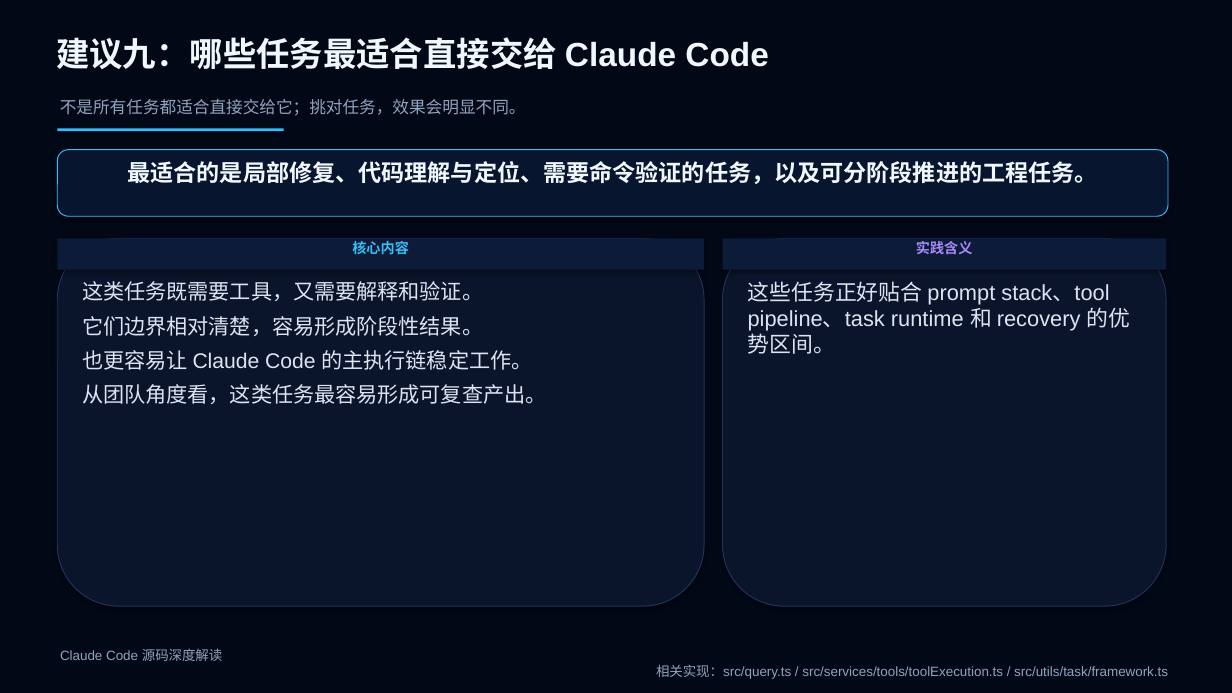
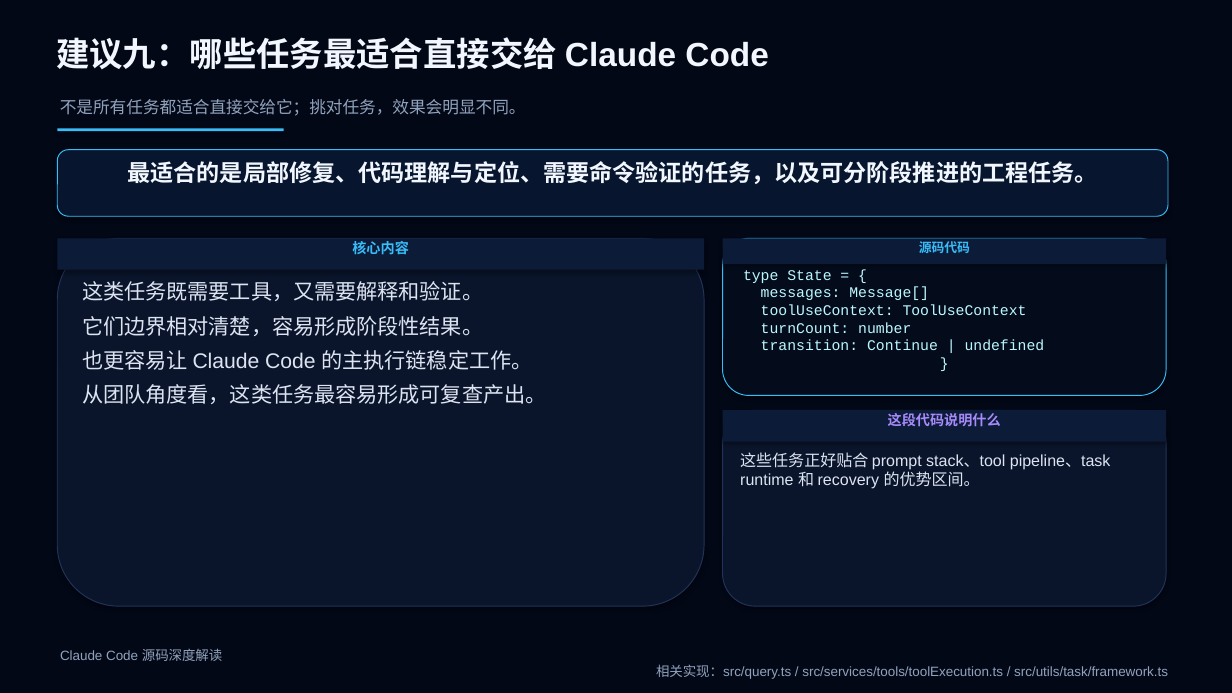
Before and after one commit to boboliu-1010/ccode, a slide deck: slide 51 of docs/zh/10-Claude Code 源码深度解读.pptx. Drawn at 1232x693 pixels with LibreOffice and Linux fonts; fonts in the diff are those of the drawing. Boxes give left, top, right and bottom in pixels: in the first picture for what was removed or moved away, otherwise in the second. Text is boxed around its words. In the diff, an @@ line names an element or a change of style, - is before the commit and + after.

```diff
--- a/docs/zh/10-Claude Code 源码深度解读.pptx
+++ b/docs/zh/10-Claude Code 源码深度解读.pptx
@@ rectangle "源码代码": place and size @@
-rectangle "源码代码" at bbox=[723, 238, 1166, 270]
+rectangle "源码代码" at bbox=[723, 238, 1166, 264]
@@ rounded rectangle added at bbox=[723, 238, 1166, 396], fill #040C1C, outline #38BDF8 0.75 pt, 11.5 pt, text #BBF7FF @@
+type State = {
+messages: Message[]
+toolUseContext: ToolUseContext
+turnCount: number
+transition: Continue | undefined
+}
@@ text in rectangle at bbox=[919, 241, 970, 253]: text changed; size 11 to 10 pt; font Arial to Courier New; text colour #A78BFA to #38BDF8 @@
-实践含义
+源码代码
@@ rounded rectangle: place and size @@
-rounded rectangle at bbox=[723, 238, 1166, 606]
+rounded rectangle at bbox=[723, 410, 1166, 606]
@@ rectangle added at bbox=[723, 410, 1166, 442], fill #0C1B38, 11 pt, text #A78BFA, bold @@
+这段代码说明什么
@@ text "这些任务正好贴合 prompt stack、tool pipeline、task runtime ...": place and size @@
-text "这些任务正好贴合 prompt stack、tool pipeline、task runtime ..." at bbox=[748, 281, 1131, 354]
+text "这些任务正好贴合 prompt stack、tool pipeline、task runtime ..." at bbox=[740, 452, 1111, 489]
@@ text "这些任务正好贴合 prompt stack、tool pipeline、task runtime ..." at bbox=[740, 452, 1111, 489]: size 17 to 12.5 pt @@
```
Also in this commit, not shown: 10 other slides changed, 1 other file.
